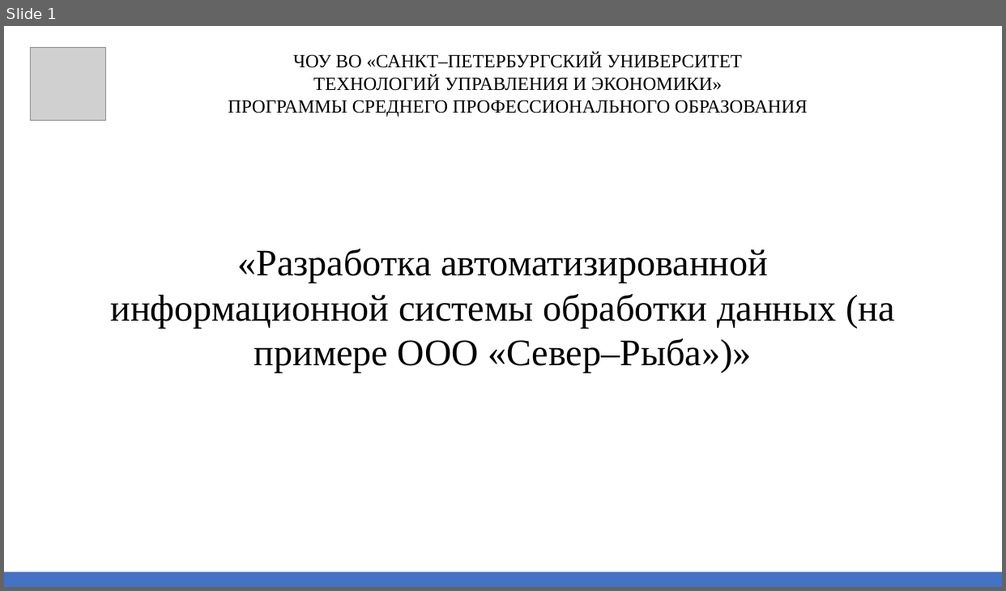
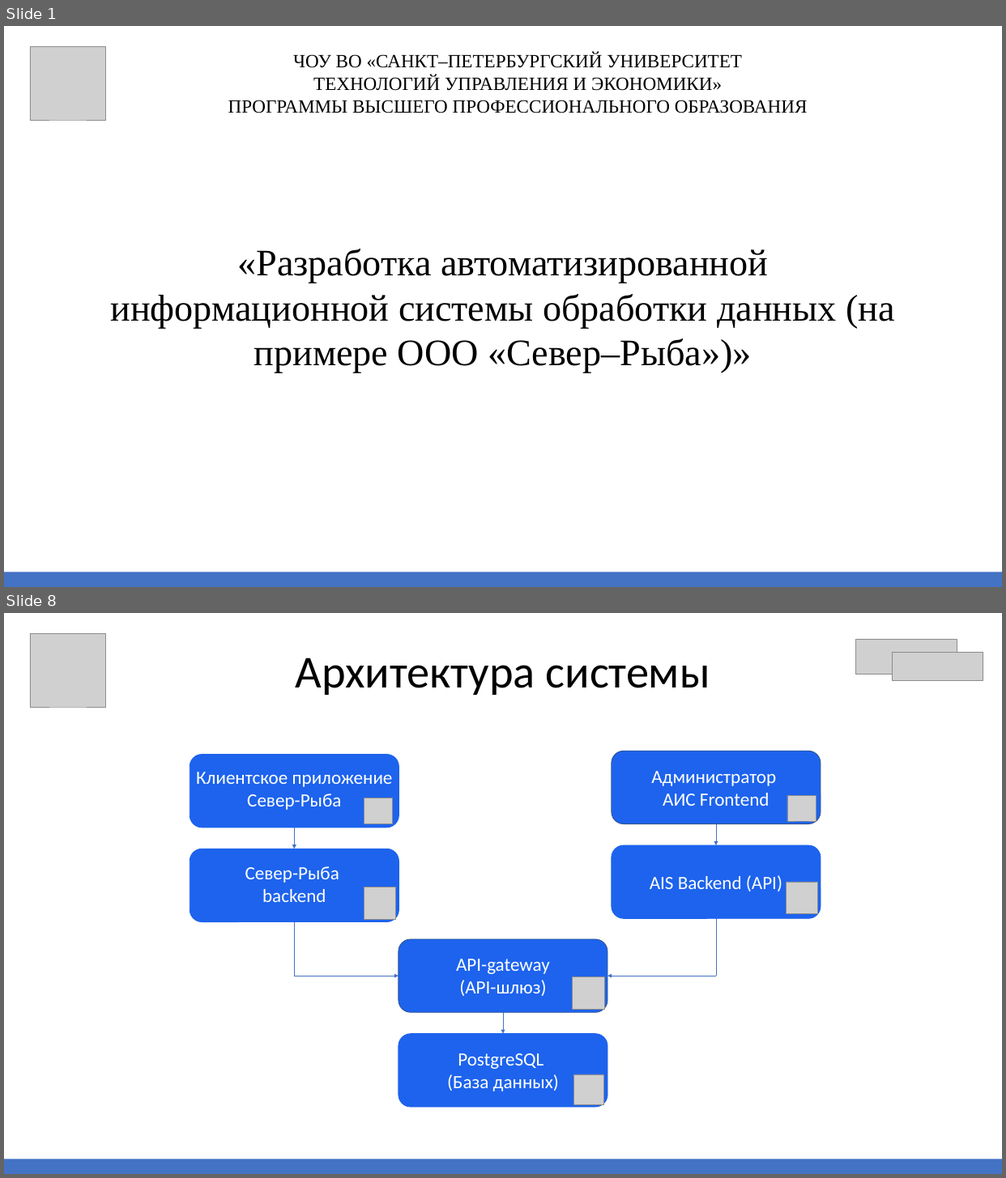
Before and after one commit to katarymba/preza, a slide deck: Презентация.pptx. Shown one above the other, each under a label of ours: slide 1 before the commit, slides 1 and 8 after it; the slides between them are not shown. The pictures are 1006x591 and 1006x1178 pixels, drawn with LibreOffice and Linux fonts; fonts in the diff are those of the drawing; grey boxes stand for pictures. Boxes give left, top, right and bottom in pixels: in the first picture for what was removed or moved away, otherwise in the second. Text is boxed around its words. In the diff, an @@ line names an element or a change of style, - is before the commit and + after.

```diff
--- a/Презентация.pptx
+++ b/Презентация.pptx
@@ slide 8 added at box(4, 613, 1002, 1174), background #FFFFFF; not listed: 1 template element that a slide beside it also shows @@
@@ picture added at box(30, 634, 106, 707) @@
@@ text added at box(296, 658, 710, 695), 66 pt, text #000000 @@
+Архитектура системы
@@ picture added at box(856, 639, 957, 674) @@
@@ picture added at box(892, 652, 982, 680) @@
@@ group added at box(189, 751, 820, 1107): 6 rounded rectangles, 6 texts, 6 pictures, 5 arrows, 2 lines @@
+PostgreSQL
+(База данных)
+Клиентское приложение Север-Рыба
+Администратор
+АИС Frontend
+Север-Рыба
+backend
+AIS Backend (API)
+API-gateway (API-шлюз)
@@ slide 1 changed as well @@
@@ text at box(228, 100, 808, 113): text changed @@
-ПРОГРАММЫ СРЕДНЕГО ПРОФЕССИОНАЛЬНОГО ОБРАЗОВАНИЯ
+ПРОГРАММЫ ВЫСШЕГО ПРОФЕССИОНАЛЬНОГО ОБРАЗОВАНИЯ
```
Also in this commit, not shown: 5 other slides changed, 12 other slides added, 7 slides removed.
